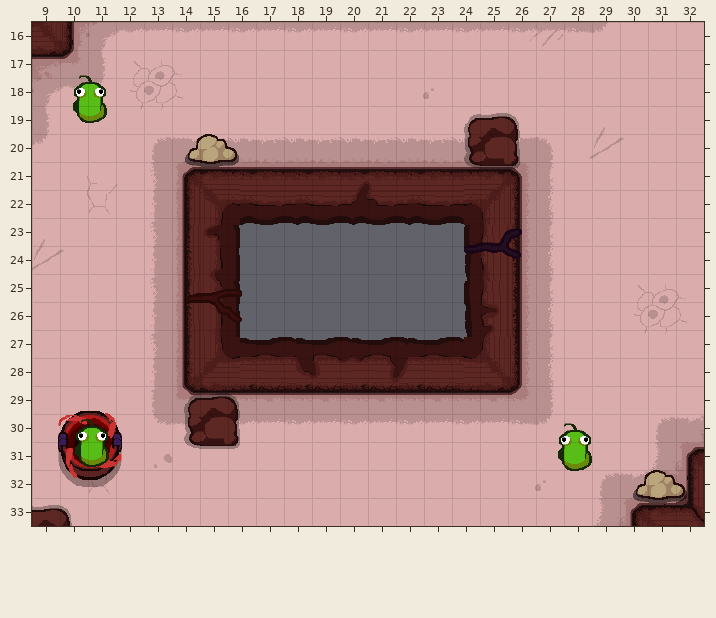
Tiled map -- white_agent/white_agent/Content/level/level_2_hard.tmx. The picture above is the old version.
Cells are 32x32 px. Shown: x 9..32, y 16..33.
The same view after the edit:
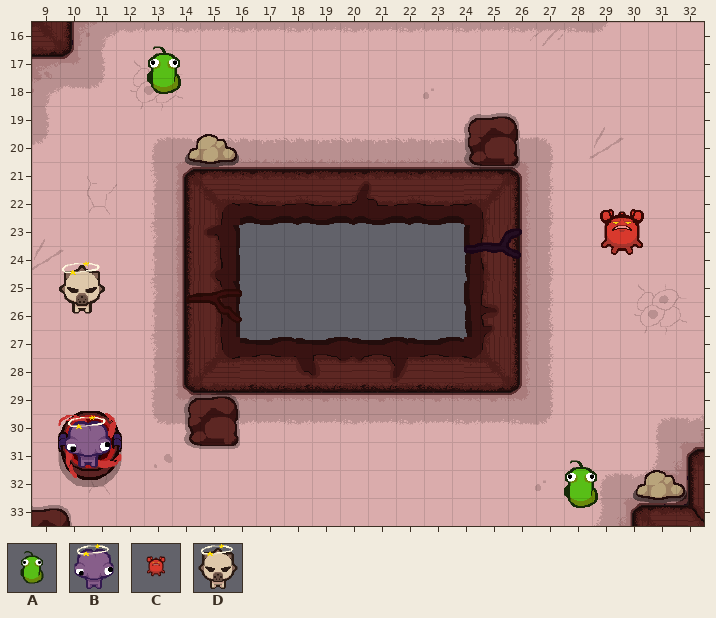
Key: from "boss": A 2 "enemy_bacteria", B 7 "enemy_leukemia_super", C 9 "enemy_virus_super", D 11 "enemy_mold_super".
Objects are placed by their top-left corner, in cells (3,4 is the top-left corner of cell 3,4); size is 1x1 cell unless given.
Commit: put enemy in Level
Difference:
{"where": "layer \"entity\""}
{"now": "A \"enemy_bacteria\" at 12.5,16.5 size 2.5x2.5"}
{"now": "C \"enemy_virus_super\" at 28.1,21.6 size 4x4"}
{"now": "D \"enemy_mold_super\" at 9.8,24.5 size 2x2"}
{"now": "B \"enemy_leukemia_super\" at 10,30 size 2x2"}
{"now": "A \"enemy_bacteria\" at 27.4,31.3 size 2.5x2.5"}
{"was": "A \"enemy_bacteria\" at 9.8,17.5 size 2.5x2.5"}
{"was": "A \"enemy_bacteria\" at 9.9,29.8 size 2.5x2.5"}
{"was": "A \"enemy_bacteria\" at 27.1,29.9 size 2.5x2.5"}
{"label":"added","picture_box":[147,46,181,94]}
{"label":"removed","picture_box":[73,75,107,123]}
{"label":"added","picture_box":[600,209,644,255]}
{"label":"added","picture_box":[59,261,105,314]}
{"label":"changed","picture_box":[65,415,111,468]}
{"label":"changed","picture_box":[558,423,598,508]}
